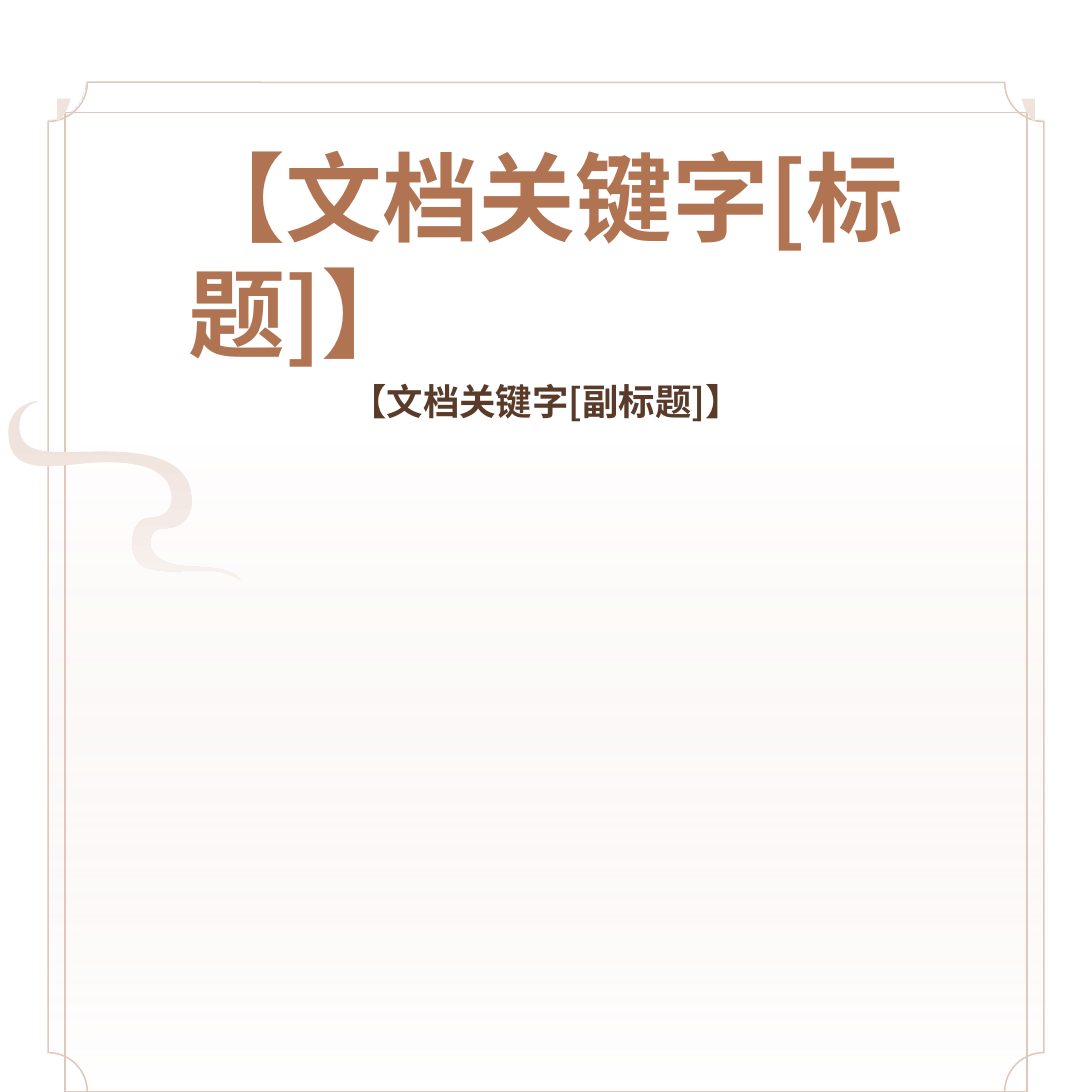
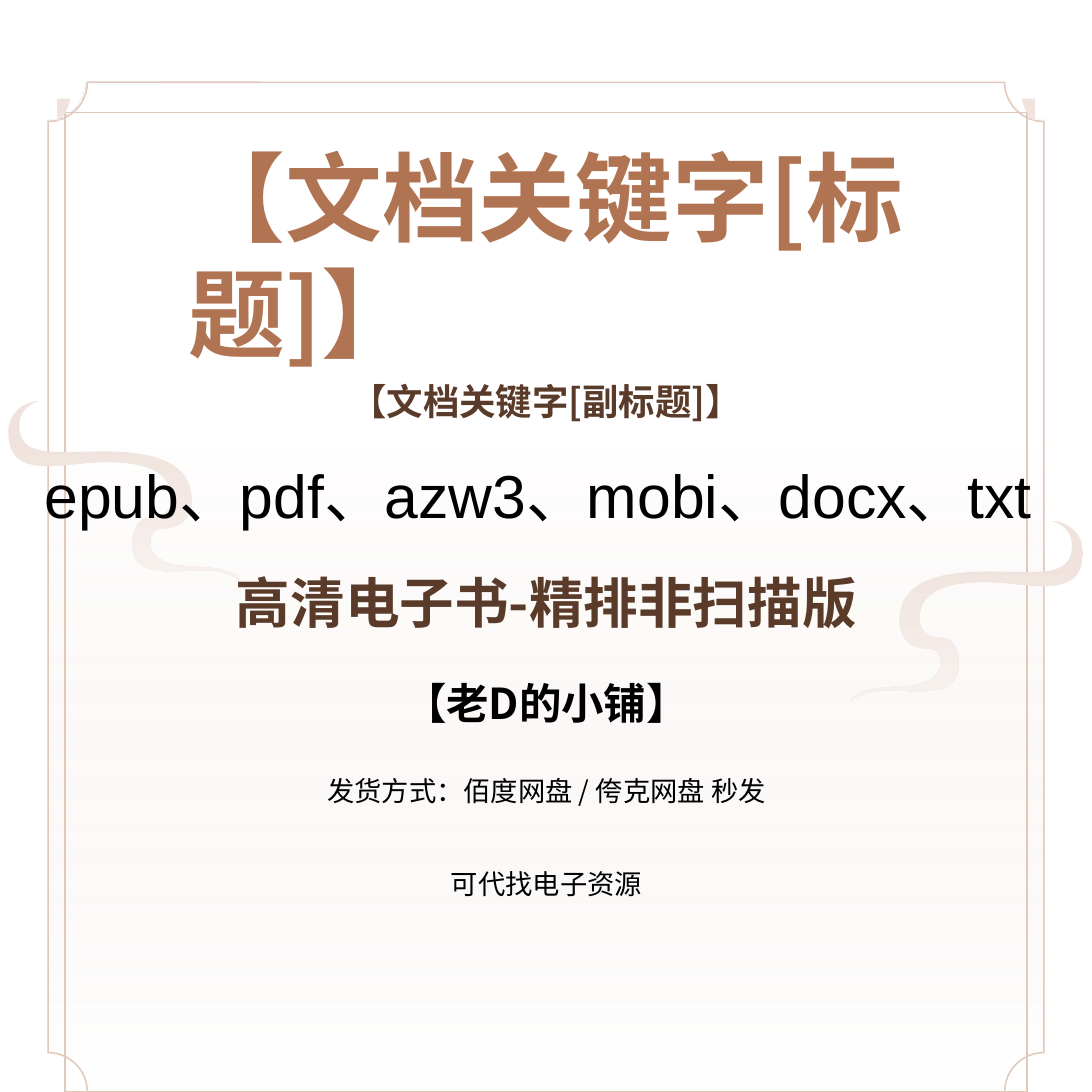
Before and after one commit to dailaoda45/batchExcelFillingtoPPT, a slide deck: slide 1 of 模版.pptx. Drawn at 1092x1092 pixels with LibreOffice and Linux fonts; fonts in the diff are those of the drawing; background and template pictures are left out. Boxes give left, top, right and bottom in pixels: in the first picture for what was removed or moved away, otherwise in the second. Text is boxed around its words. In the diff, an @@ line names an element or a change of style, - is before the commit and + after.

```diff
--- a/模版.pptx
+++ b/模版.pptx
@@ text added at bbox=[44, 470, 1031, 530], 40 pt, text #000000 @@
+epub、pdf、azw3、mobi、docx、txt
@@ freeform shape added at bbox=[850, 521, 1082, 701], fill gradient #F0E3DD to #F7F1EE @@
@@ text added at bbox=[236, 576, 857, 628], 36 pt, text #5A3A29, bold @@
+高清电子书-精排非扫描版
@@ text added at bbox=[404, 682, 689, 723], 28 pt, text #000000, bold @@
+【老D的小铺】
@@ text added at bbox=[327, 778, 766, 804], 18 pt, text #000000 @@
+发货方式：佰度网盘 / 侉克网盘 秒发
@@ text added at bbox=[451, 871, 642, 897], 18 pt, text #000000 @@
+可代找电子资源
```
Also in this commit, not shown: 1 other file.
